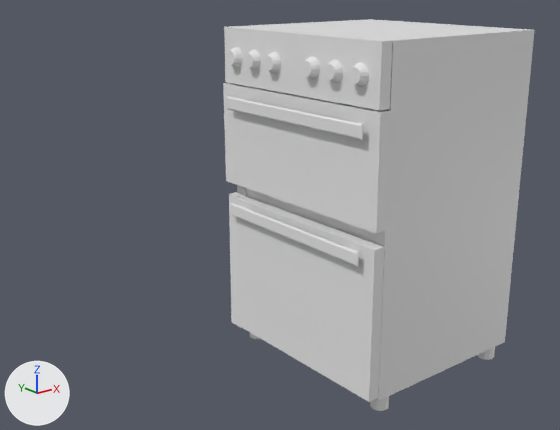
The Blender file Electric Oven.blend as it was, and as the next commit left it.
Before and after are seen from a camera (50 mm lens) standing at (-1.094, -1.552, 0.577) and looking at (0.163, 0.02, -0.051). Arrows for +X, +Y and +Z are at lower left; the lights stay in place. Both versions are drawn at frame 2 of the action 'Door_Bottom_A Open'; the numbers are the values there.

The scene before the commit, as lines of its bpy script (objects in view):
```python
me_door_bottom = bpy.data.meshes.new('Door_Bottom')
me_door_bottom.from_pydata(...)  # 136 vertices, 134 faces; spans x -0.037..0.018, y -0.571..0.0, z -0.22..0.165
me_door_bottom.materials.append(None)
me_door_top = bpy.data.meshes.new('Door_Top')
me_door_top.from_pydata(...)  # 204 vertices, 202 faces; spans x -0.052..0.0, y -0.286..0.298, z 0.0..0.271
me_door_top.polygons.foreach_set('use_smooth', [True] * 202)
me_door_top.materials.append(None)
me_oven_main = bpy.data.meshes.new('Oven_Main')
me_oven_main.from_pydata(...)  # 374 vertices, 332 faces; spans x -0.16..0.379, y -0.304..0.596, z -0.234..0.339
me_oven_main.polygons.foreach_set('use_smooth', [True] * 332)
ob_door_bottom = bpy.data.objects.new('Door_Bottom', me_door_bottom)
ob_door_bottom.parent = ob_oven_main
ob_door_bottom.matrix_parent_inverse = Matrix(((1.0, 0.0, 0.0, -0.257), (0.0, 1.0, 0.0, 0.061), (0.0, 0.0, 1.0, 0.155), (0.0, 0.0, 0.0, 1.0)))
ob_door_bottom.location = (0.112, -0.0865, -0.382)
ob_door_bottom.rotation_euler = (-1.571, -0.0103, 0.0)  # degrees (-90, -0.6, 0)
ob_door_top = bpy.data.objects.new('Door_Top', me_door_top)
ob_door_top.parent = ob_oven_main
ob_door_top.matrix_parent_inverse = Matrix(((1.0, 0.0, 0.0, -0.257), (0.0, 1.0, 0.0, 0.061), (0.0, 0.0, 1.0, 0.155), (0.0, 0.0, 0.0, 1.0)))
ob_door_top.location = (0.128, 0.117, -0.0964)
ob_door_top.rotation_euler = (-1.571, 0.0, 0.00811)  # degrees (-90, 0, 0.5)
ob_oven_main = bpy.data.objects.new('Oven_Main', me_oven_main)
ob_oven_main.location = (0.257, -0.061, -0.155)
ob_oven_main.rotation_euler = (1.571, 0.0, 0.0)  # degrees (90, 0, 0)
```
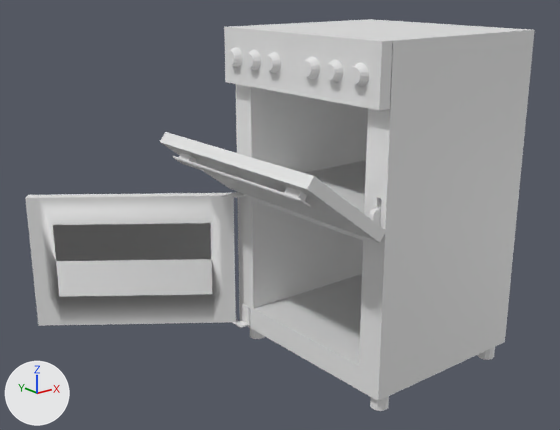
Boxes [x1, y1, x2, y2] around the edits, measured in the pictures (560 x 430 px):
'Door_Bottom', turned: before [229, 195, 384, 402]; after [25, 193, 236, 326]
'Door_Top', turned: before [223, 83, 391, 234]; after [160, 132, 386, 243]

The edits, one by one:
Object 'Door_Bottom' (ob_door_bottom) turns from (-90, -0.6, 0) to (-90, -127, 0) degrees about x, y and z.
Object 'Door_Top' (ob_door_top) turns from (-90, 0, 0.5) to (-90, 0, 53) degrees about x, y and z.
